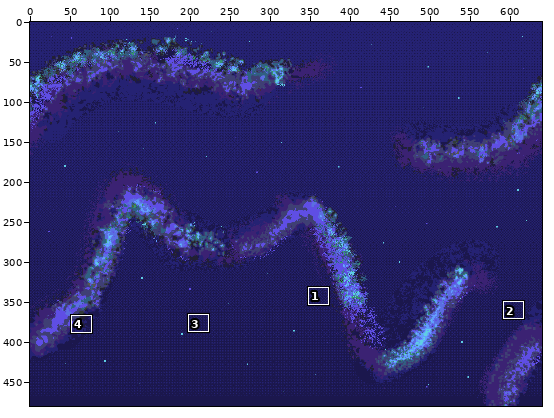
One commit to this pixel-art file: assets/starfield.aseprite. The picture above shows the old version from afar; the outline marks the close-up.
Close-up. Old version:
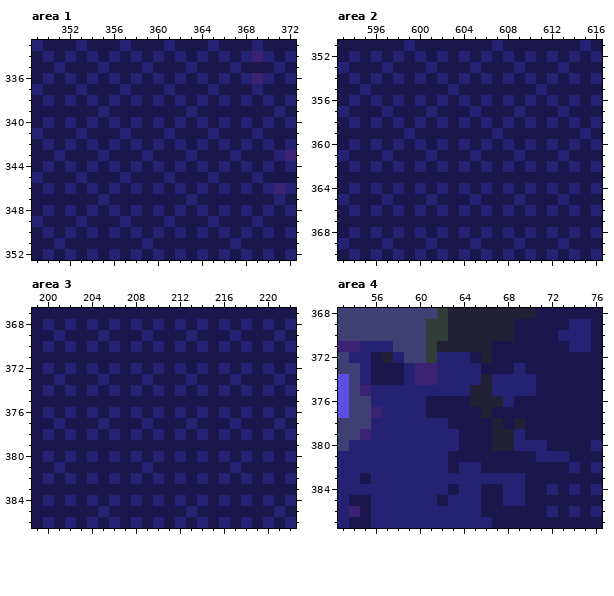
640x480 pixels, 1 frame. Shown: area 1: x 349..372, y 333..352; area 2: x 593..616, y 351..370; area 3: x 199..222, y 367..386; area 4: x 53..76, y 368..387. The commit also changed other parts of the picture, which this record leaves out.
The result:
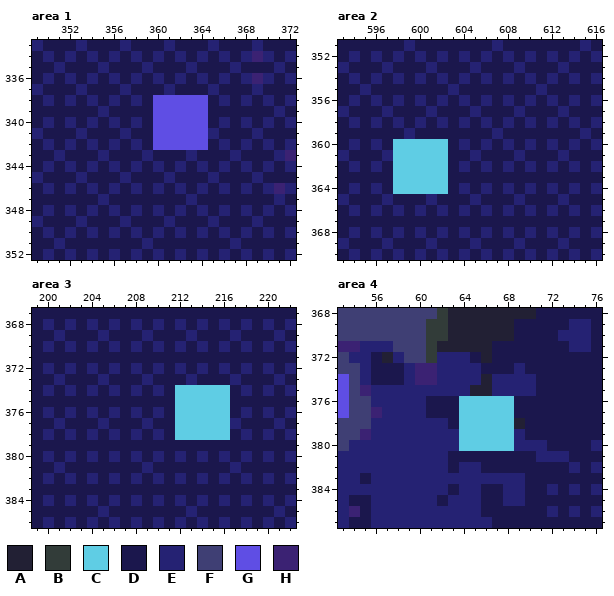
Palette (. is transparent): A #222034  B #323c39  C #5fcde4  D #1b174d  E #252273  F #3f3f74  G #5f4ee4  H #3b2273
Changes in this commit:
layer "parallax1" added
Area 1, layer "parallax1":
y 338: x 360..364 EDEDE -> GGGGG
y 339: x 360..364 DDDED -> GGGGG
y 340: x 360..364 EDEDE -> GGGGG
y 341: x 360..364 DEDDD -> GGGGG
y 342: x 360..364 EDEDE -> GGGGG
Area 2, layer "parallax1":
y 360: x 598..602 EDEDE -> CCCCC
y 361: x 598..602 DDDED -> CCCCC
y 362: x 598..602 EDEDE -> CCCCC
y 363: x 598..602 DDDDD -> CCCCC
y 364: x 598..602 EDEDE -> CCCCC
Area 3, layer "parallax1":
y 374: x 212..216 EDEDE -> CCCCC
y 375: x 212..216 DDDDD -> CCCCC
y 376: x 212..216 EDEDE -> CCCCC
y 377: x 212..216 DEDDD -> CCCCC
y 378: x 212..216 EDEDE -> CCCCC
Area 4, layer "parallax1":
y 376: x 64..68 DAAAE -> CCCCC
y 377: x 64..68 DDADD -> CCCCC
y 378: x 64..68 DDDAD -> CCCCC
y 379..380: x 64..68 DDDAA -> CCCCC
Changed places in both close-ups, as pixel boxes (x1, y1, x2, y2):
changed: (153, 95, 208, 150)
changed: (393, 139, 448, 194)
changed: (175, 385, 230, 440)
changed: (459, 396, 514, 451)
